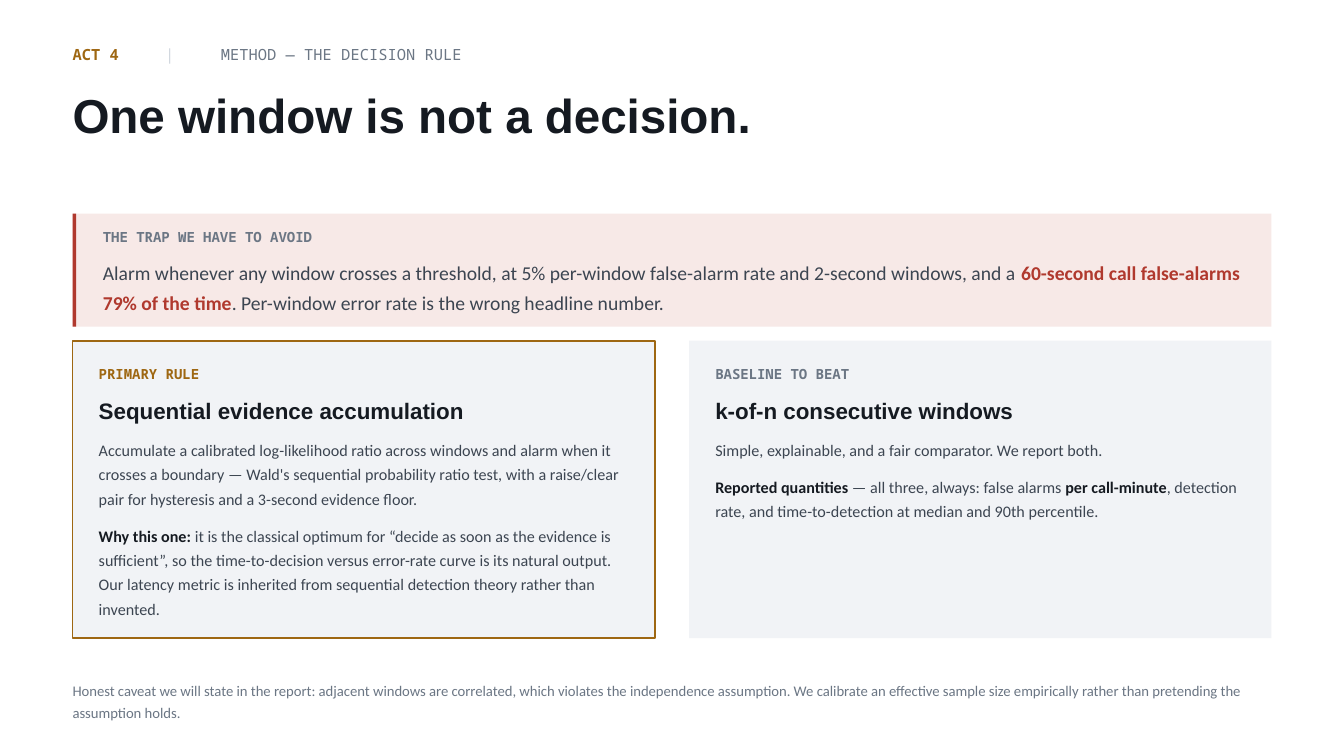
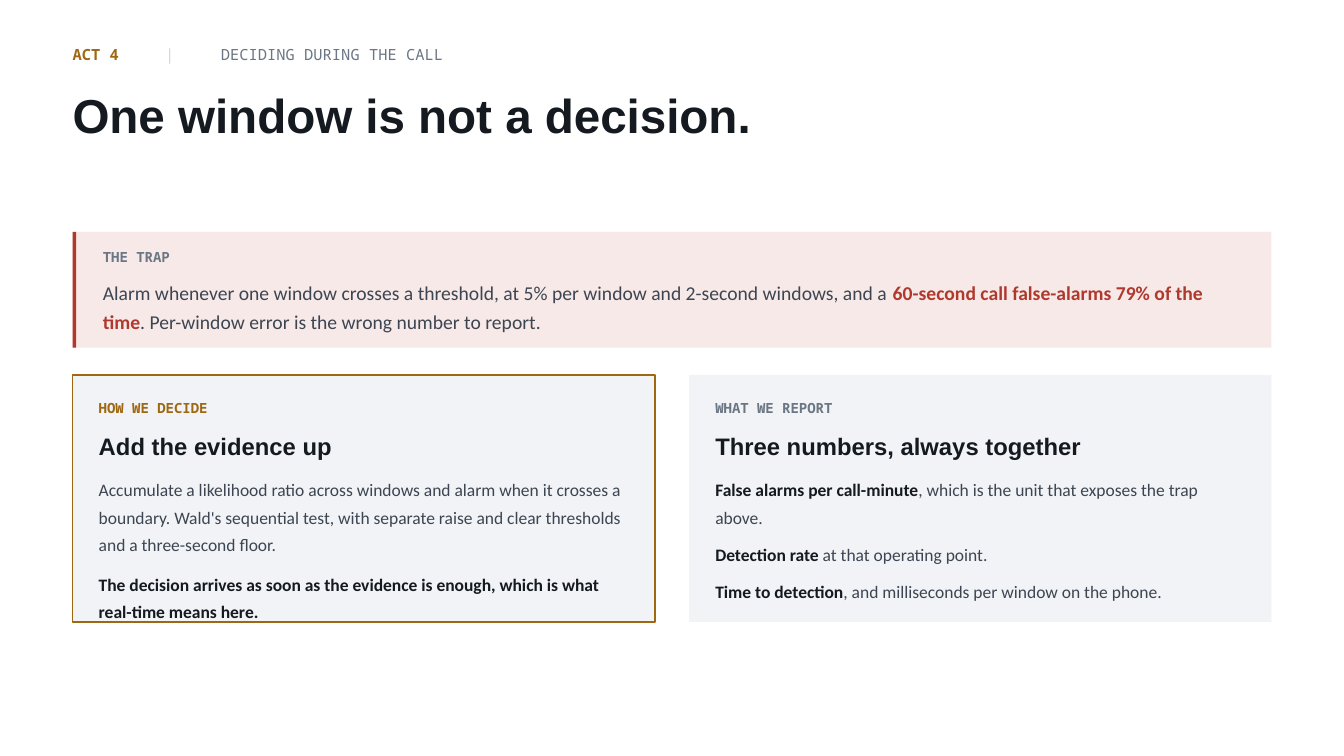
Before and after one commit to mertBiricik/vishing, a slide deck: slide 10 of slides/proposal.pptx (slide 9 before the commit). Drawn at 1344x756 pixels with LibreOffice and Linux fonts; fonts in the diff are those of the drawing. Boxes give left, top, right and bottom in pixels: in the first picture for what was removed or moved away, otherwise in the second. Text is boxed around its words. In the diff, an @@ line names an element or a change of style, - is before the commit and + after.

```diff
--- a/slides/proposal.pptx
+++ b/slides/proposal.pptx
@@ text at box(73, 49, 443, 60): text changed @@
-ACT 4 | METHOD — THE DECISION RULE
+ACT 4 | DECIDING DURING THE CALL
@@ rectangle: place and size @@
-rectangle at box(73, 214, 1271, 327)
+rectangle at box(73, 232, 1271, 348)
@@ rectangle: place and size @@
-rectangle at box(73, 214, 77, 327)
+rectangle at box(73, 232, 77, 348)
@@ text at box(103, 252, 1203, 333): text changed @@
-THE TRAP WE HAVE TO AVOID
-Alarm whenever any window crosses a threshold, at 5% per-window false-alarm rate and 2-second windows, and a 60-second call false-alarms 79% of the time. Per-window error rate is the wrong headline number.
+THE TRAP
+Alarm whenever one window crosses a threshold, at 5% per window and 2-second windows, and a 60-second call false-alarms 79% of the time. Per-window error is the wrong number to report.
@@ rectangle: place and size @@
-rectangle at box(73, 341, 655, 638)
+rectangle at box(73, 375, 655, 622)
@@ rectangle: place and size @@
-rectangle at box(690, 341, 1272, 638)
+rectangle at box(690, 375, 1272, 622)
@@ text at box(99, 403, 621, 594): text changed; size 11.5 to 12.5 pt @@
-PRIMARY RULE
-Sequential evidence accumulation
-Accumulate a calibrated log-likelihood ratio across windows and alarm when it crosses a boundary — Wald's sequential probability ratio test, with a raise/clear pair for hysteresis and a 3-second evidence floor.
-Why this one: it is the classical optimum for “decide as soon as the evidence is sufficient”, so the time-to-decision versus error-rate curve is its natural output. Our latency metric is inherited from sequential detection theory rather than invented.
+HOW WE DECIDE
+Add the evidence up
+Accumulate a likelihood ratio across windows and alarm when it crosses a boundary. Wald's sequential test, with separate raise and clear thresholds and a three-second floor.
+The decision arrives as soon as the evidence is enough, which is what real-time means here.
@@ text at box(715, 403, 1198, 601): text changed; size 11.5 to 12.5 pt @@
-BASELINE TO BEAT
-k-of-n consecutive windows
-Simple, explainable, and a fair comparator. We report both.
-Reported quantities — all three, always: false alarms per call-minute, detection rate, and time-to-detection at median and 90th percentile.
+WHAT WE REPORT
+Three numbers, always together
+False alarms per call-minute, which is the unit that exposes the trap above.
+Detection rate at that operating point.
+Time to detection, and milliseconds per window on the phone.
@@ text removed at box(73, 686, 1241, 721) @@
-Honest caveat we will state in the report: adjacent windows are correlated, which violates the independence assumption. We calibrate an effective sample size empirically rather than pretending the assumption holds.
```
Also in this commit, not shown: 5 other slides changed, 6 slides added, 9 slides removed, 4 other files.
